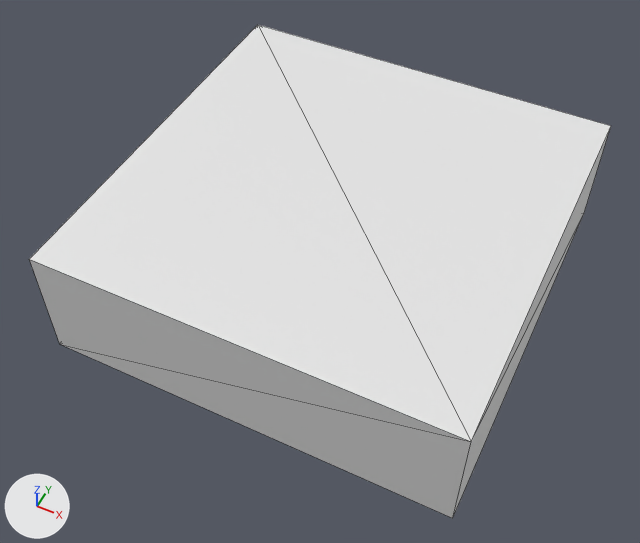
A saved change to the glTF model Model3d/glb/C04-00438B.glb.
Both versions are drawn from a 50 mm lens placed at (0.00226, -0.00175, 0.0034), pointed at (0.001, 0.00079, 0.00023). The lights are fixed; the arrows at lower left show +X, +Y and +Z. The older version comes first. Mesh edges are drawn as thin lines. Where no turn or scale is listed for an object, it has been applied to the vertices. Vertices at exactly the same position are counted once.

Names of what the first picture shows: 'OpenSCAD Model'.
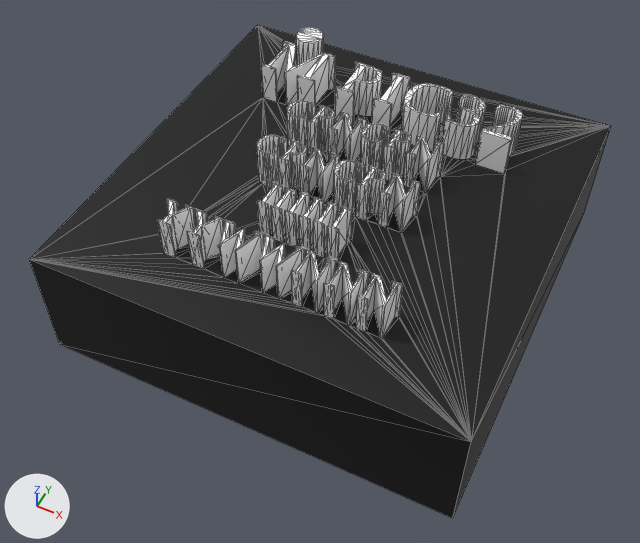
What differs and where, as boxes [x1, y1, x2, y2] in the pictures (640 x 543 px):
```json
{"part": 1, "of": "me_openscad_model", "change": "added", "after": [30, 25, 611, 441]}
{"part": 2, "of": "me_openscad_model", "change": "recoloured", "before": [29, 127, 611, 518], "after": [29, 127, 611, 518], "on screen": "white to black"}
```

The change, as JSON lines over the scene's bpy script:
```json
{"op": "add", "block": "mat_color_2", "code": ["mat_color_2 = principled_material('Color 2')", "mat_color_2.base_color = (1.0, 1.0, 1.0)  # white #ffffff"]}
{"op": "add", "block": "mat_color_1", "code": ["mat_color_1 = principled_material('Color 1')", "mat_color_1.base_color = (0.0, 0.0, 0.0)  # black #000000"]}
{"block": "me_openscad_model", "where": "# used by ob_openscad_model"}
{"op": "remove", "block": "me_openscad_model", "code": "me_openscad_model.from_pydata(...)  # 8 vertices, 12 faces; spans x 0.0..0.002, y 0.0..0.002, z 0.0..0.0006"}
{"op": "add", "block": "me_openscad_model", "code": "me_openscad_model.from_pydata(...)  # 1504 vertices, 3004 faces; spans x 0.0..0.002, y 0.0..0.002, z 0.0..0.0008"}
{"block": "me_openscad_model", "change": "me_openscad_model part 1: 1496 vertices added at x 0.00035..0.00164, y 0.00028..0.00184, z 0.0006..0.0008"}
{"block": "me_openscad_model", "change": "me_openscad_model part 2: 10 faces spanning x 0.0..0.002, y 0.0..0.002, z 0.0..0.0006 switch from no material to mat_color_1 (black #000000)"}
{"op": "add", "block": "me_openscad_model", "code": "me_openscad_model.materials.append(mat_color_2)  # white #ffffff"}
```
